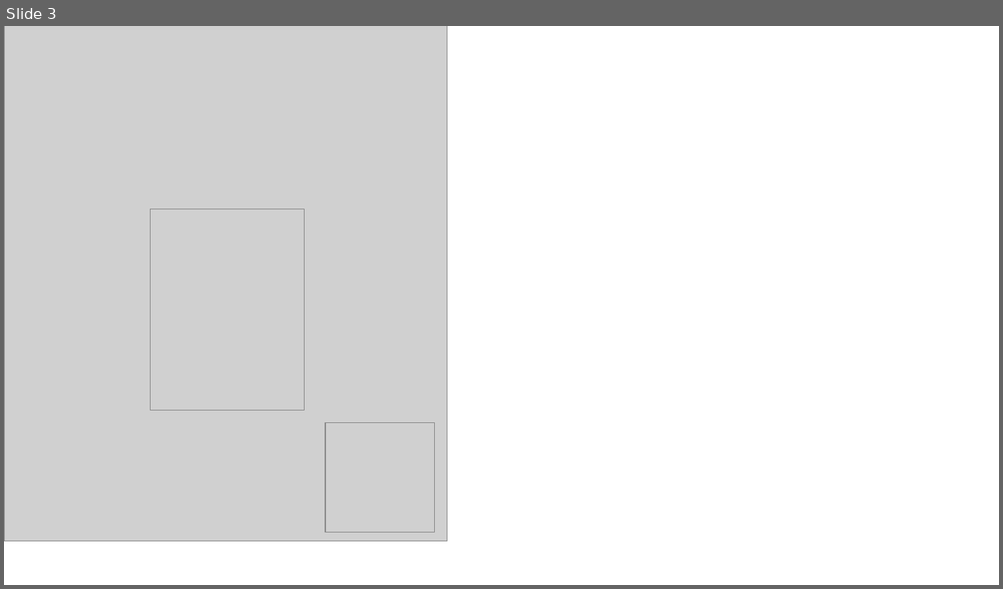
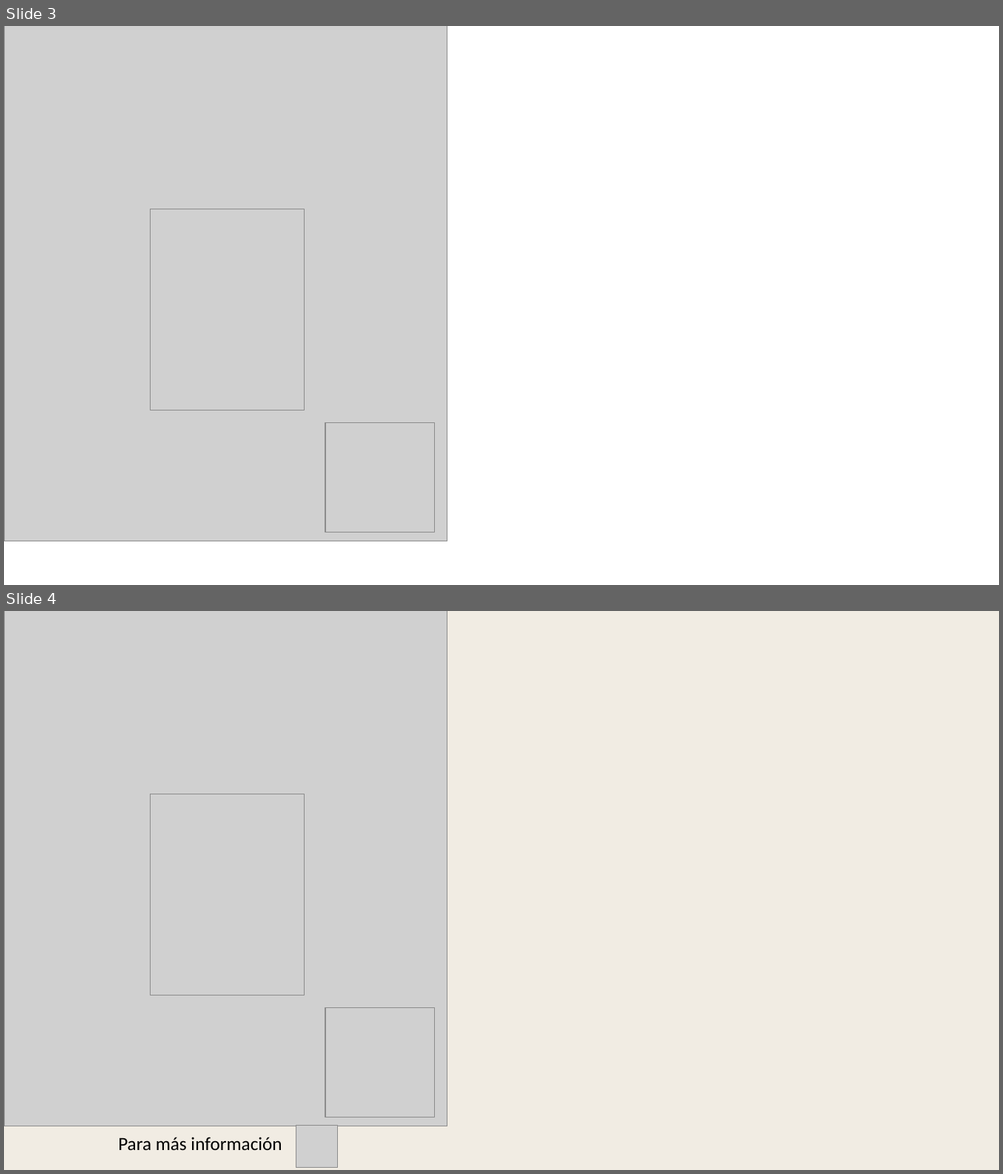
Before and after one commit to srunal/srunal.github.io, a slide deck: imagenes/Invtitation.pptx. Shown one above the other, each under a label of ours: slide 3 before the commit, slides 3 and 4 after it. The pictures are 1003x589 and 1003x1174 pixels, drawn with LibreOffice and Linux fonts; fonts in the diff are those of the drawing; grey boxes stand for pictures. Boxes give left, top, right and bottom in pixels: in the first picture for what was removed or moved away, otherwise in the second. Text is boxed around its words. In the diff, an @@ line names an element or a change of style, - is before the commit and + after.

```diff
--- a/imagenes/Invtitation.pptx
+++ b/imagenes/Invtitation.pptx
@@ slide 4 added at (4, 611, 999, 1170), background #F1ECE3 @@
@@ picture added at (4, 611, 447, 1127) @@
@@ picture added at (151, 794, 304, 995) @@
@@ picture added at (326, 1008, 435, 1118) @@
@@ text added at (118, 1137, 282, 1151), 18 pt, text #000000 @@
+Para más información
@@ picture added at (296, 1126, 338, 1167) @@
```
Also in this commit, not shown: 5 other files.
